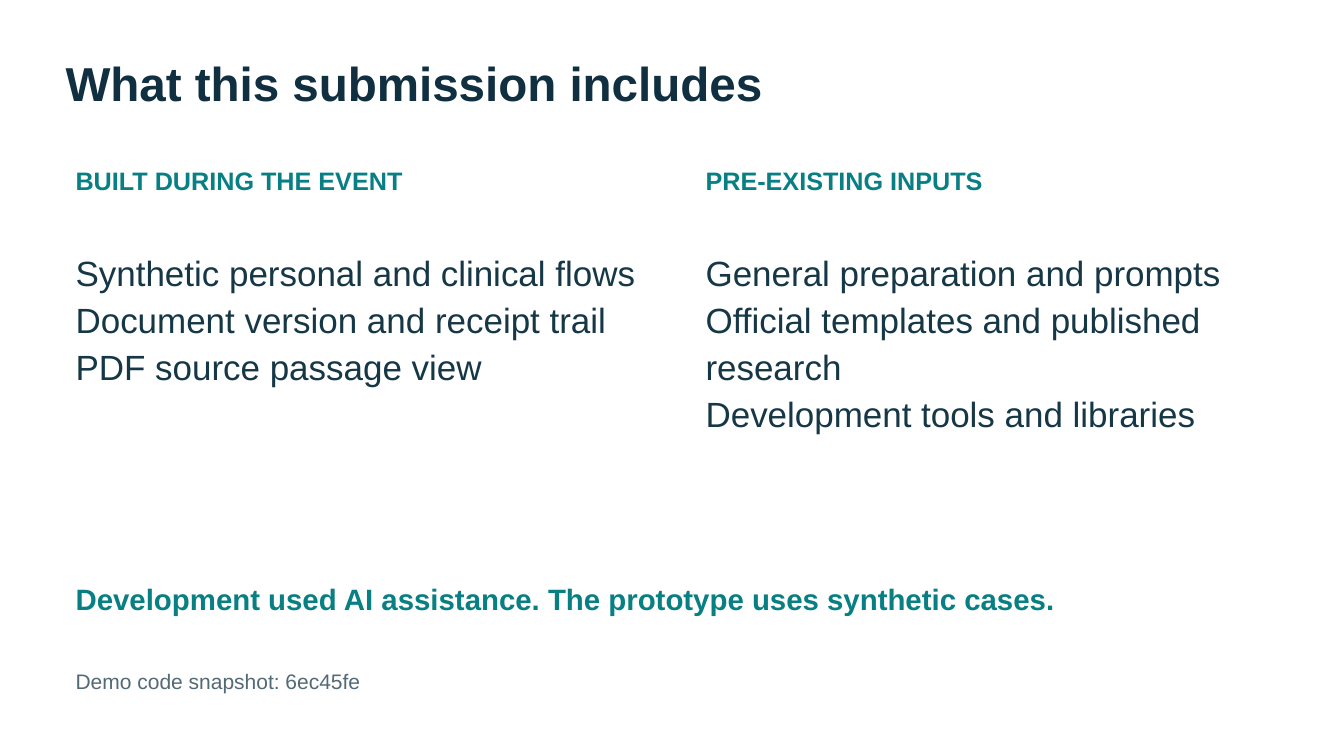
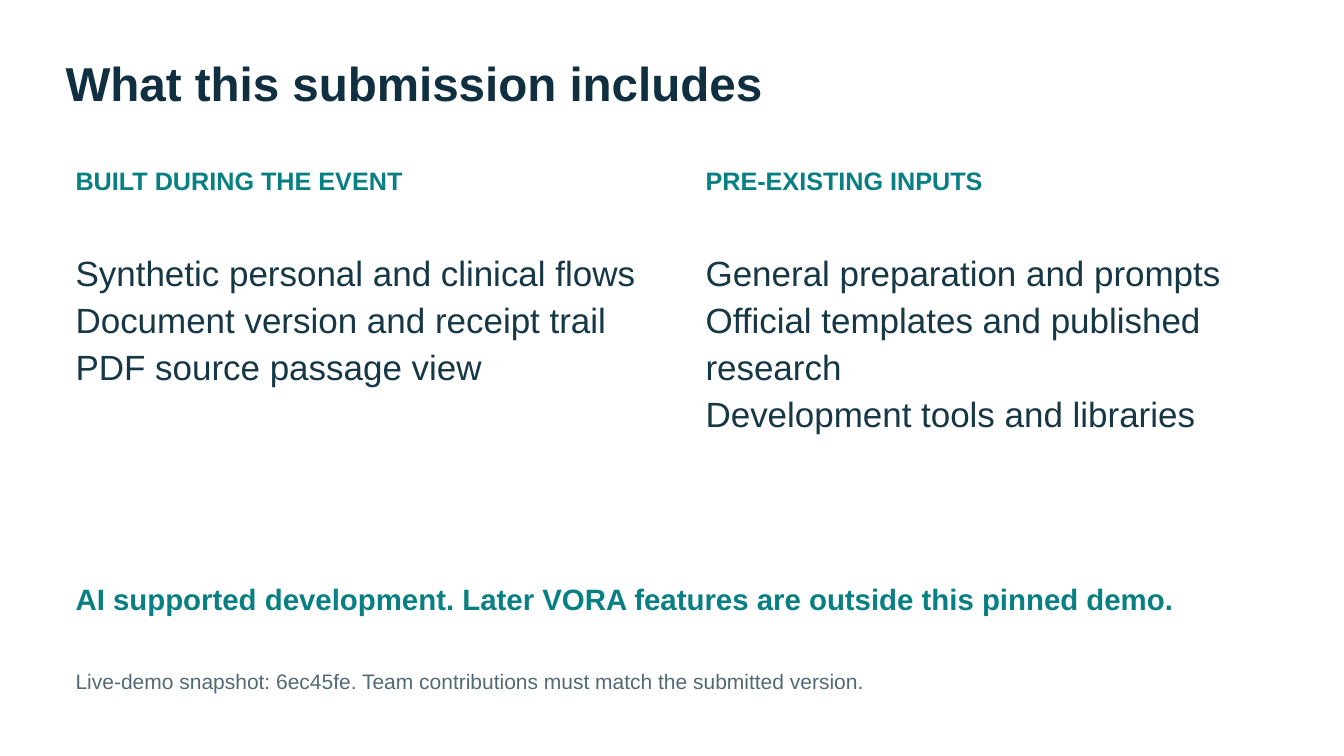
Before and after one commit to DucAnh0075/leuphana_hackathon, a slide deck: slide 7 of docs/pitch/Vorsorge-pitch.pptx. Drawn at 1344x756 pixels with LibreOffice and Linux fonts; fonts in the diff are those of the drawing. Boxes give left, top, right and bottom in pixels: in the first picture for what was removed or moved away, otherwise in the second. Text is boxed around its words. In the diff, an @@ line names an element or a change of style, - is before the commit and + after.

```diff
--- a/docs/pitch/Vorsorge-pitch.pptx
+++ b/docs/pitch/Vorsorge-pitch.pptx
@@ text at <box>76,588,1173,616</box>: text changed @@
-Development used AI assistance. The prototype uses synthetic cases.
+AI supported development. Later VORA features are outside this pinned demo.
@@ text at <box>76,674,863,693</box>: text changed @@
-Demo code snapshot: 6ec45fe
+Live-demo snapshot: 6ec45fe. Team contributions must match the submitted version.
```
Also in this commit, not shown: 7 other slides changed, 3 slides added, 3 slides removed, 5 other files.
